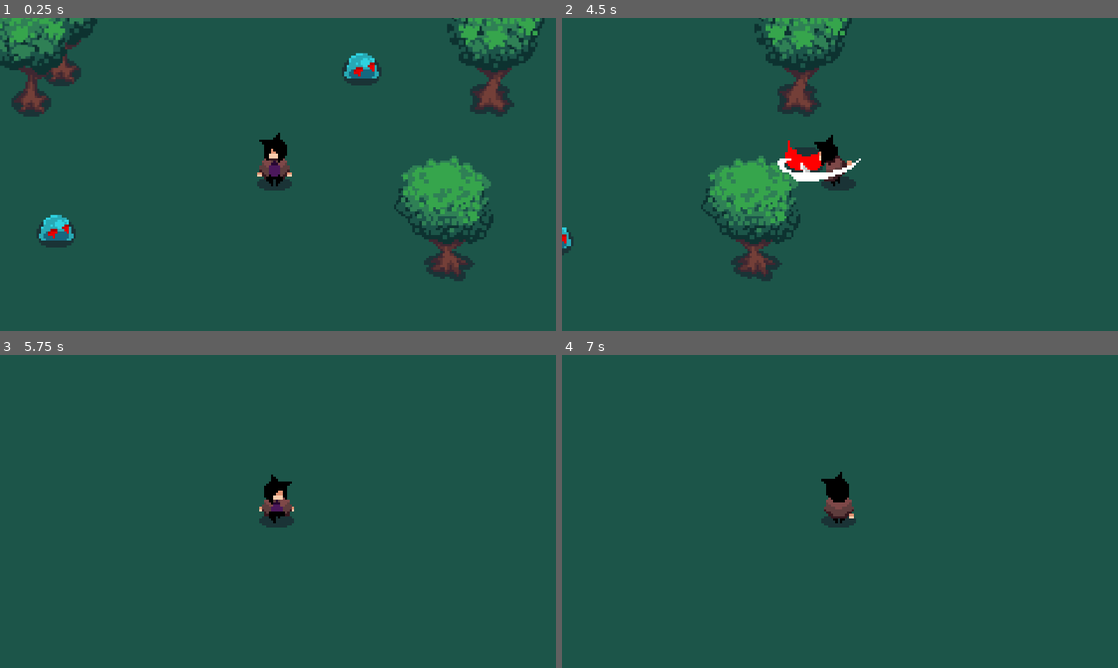
Above: before the commit, frames 1-4 (two rows, left to right).
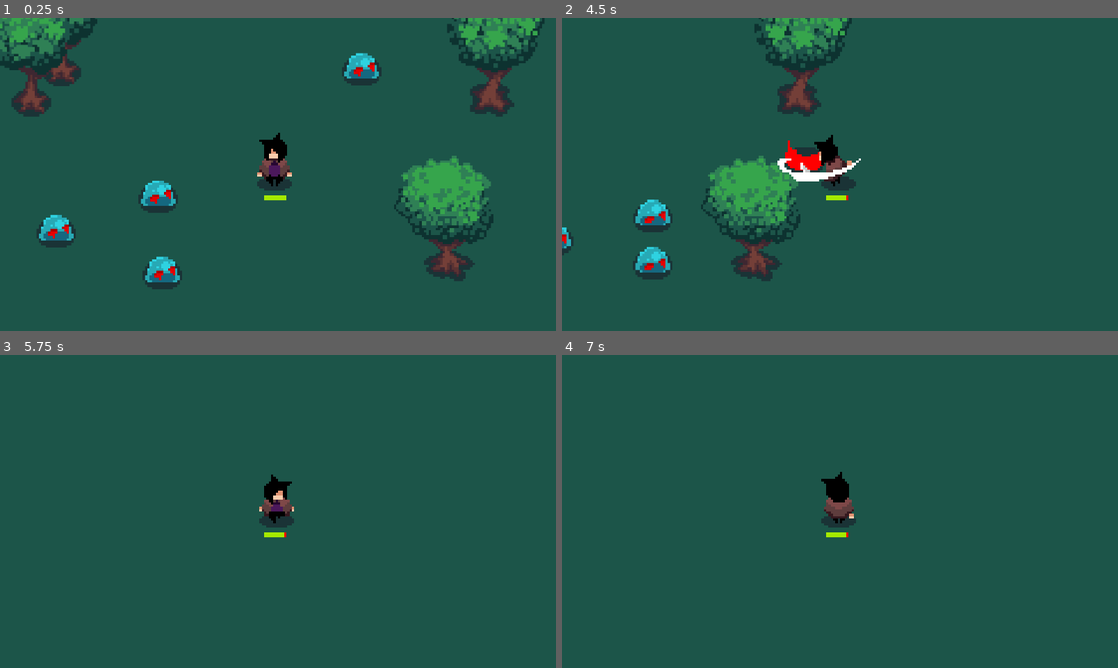
Above: after the commit, the same moments.

Repository: Jaycee293/First-Isometric
Game: Godot game, scene res://scenes/game.tscn
The game is run twice, just before and just after one commit, with the same random seed, the same clock (stepped at 60 frames per second) and the same inputs.
Inputs:
- Up to frame 1 (0.25 s): no input
- Up to frame 2 (4.5 s): hold D (move_right) 0.53-1.28 s; tap Space (attack) every 0.75 s from 0.6 to 4.35 s; hold S (move_down) 1.28-2.03 s; hold D (move_right) 2.03-2.78 s; hold W (move_up) 2.78-3.53 s; hold A (move_left) from 3.53 s (still down)
- Up to frame 3 (5.75 s): release A (move_left) at 5.03 s; hold S (move_down) from 5.03 s (still down); tap Space (attack) at 5.1 s
- Up to frame 4 (7 s): release S (move_down) at 5.78 s; hold D (move_right) 5.78-6.53 s; tap Space (attack) at 5.85, 6.6 s; hold W (move_up) from 6.53 s (still down)

The runs differ from the first frame. In frame 1, 1.2% of the frame differs, in the area x 24-52%, y 52-87%; in frame 2, 1.2%; in frame 3, less than 0.1%; in frame 4, less than 0.1%.

Commit message:
health bar added
-need to smooth it up
-also fix death animation

Diff:
--- a/scenes/game.tscn
+++ b/scenes/game.tscn
@@ -17,11 +17,10 @@
 anchors_preset = 15
 anchor_right = 1.0
 anchor_bottom = 1.0
-offset_right = -891.0134
-offset_bottom = -600.0
+offset_right = 15.0
+offset_bottom = 18.0
 grow_horizontal = 2
 grow_vertical = 2
-scale = Vector2(1.8717445, 2.2895832)
 color = Color(0.10980392, 0.33333334, 0.28627452, 1)
 
 [node name="Player" parent="." instance=ExtResource("1_uwrxv")]
@@ -49,3 +48,9 @@
 
 [node name="Slime2" parent="." instance=ExtResource("5_iywne")]
 position = Vector2(41, -55)
+
+[node name="Slime3" parent="." instance=ExtResource("5_iywne")]
+position = Vector2(-52, 40)
+
+[node name="Slime4" parent="." instance=ExtResource("5_iywne")]
+position = Vector2(-55, 5)
--- a/scenes/player.tscn
+++ b/scenes/player.tscn
@@ -13,6 +13,7 @@
 [ext_resource type="Script" uid="uid://ccnjq8vodv02x" path="res://scripts/myhitbox.gd" id="11_d2wvv"]
 [ext_resource type="Texture2D" uid="uid://bs1ko062m2t5" path="res://assets/Pixelarium/Pixelarium - Playable Character/Pack Content/Side animations/spr_player_left_attack.png" id="12_jej6c"]
 [ext_resource type="Texture2D" uid="uid://dnnw6xt7pw843" path="res://assets/Pixelarium/Pixelarium - Playable Character/Pack Content/Back animations/spr_player_back_attack.png" id="13_f1ej7"]
+[ext_resource type="Script" uid="uid://qwl46b8ba45y" path="res://scripts/myhurtbox.gd" id="14_f1ej7"]
 
 [sub_resource type="AtlasTexture" id="AtlasTexture_hax0n"]
 atlas = ExtResource("2_smehm")
@@ -1089,6 +1090,16 @@
 &"right_attack": SubResource("Animation_jej6c")
 }
 
+[sub_resource type="StyleBoxFlat" id="StyleBoxFlat_f1ej7"]
+bg_color = Color(1, 0, 0, 1)
+corner_detail = 5
+anti_aliasing_size = 0.075
+
+[sub_resource type="StyleBoxFlat" id="StyleBoxFlat_oprun"]
+bg_color = Color(0.648293, 0.9184605, 0, 1)
+corner_detail = 5
+anti_aliasing_size = 0.08
+
 [node name="Player" type="CharacterBody2D"]
 collision_layer = 2
 collision_mask = 5
@@ -1096,7 +1107,9 @@
 
 [node name="AnimatedSprite2D" type="AnimatedSprite2D" parent="."]
 sprite_frames = SubResource("SpriteFrames_hax0n")
-animation = &"front_idle"
+animation = &"death"
+frame = 7
+frame_progress = 1.0
 
 [node name="CollisionShape2D" type="CollisionShape2D" parent="."]
 position = Vector2(0, 5)
@@ -1124,5 +1137,33 @@
 &"": SubResource("AnimationLibrary_3v2ag")
 }
 
+[node name="MyHurtBox" type="Area2D" parent="."]
+unique_name_in_owner = true
+position = Vector2(0, -38.999996)
+scale = Vector2(9.060889, 9.060889)
+collision_layer = 2
+collision_mask = 4
+script = ExtResource("14_f1ej7")
+metadata/_custom_type_script = "uid://qwl46b8ba45y"
+
+[node name="CollisionShape2D" type="CollisionShape2D" parent="MyHurtBox"]
+position = Vector2(0, 5)
+scale = Vector2(1.119315, 1.119315)
+shape = SubResource("CapsuleShape2D_t4otl")
+debug_color = Color(0.98425823, 0, 0.34973747, 0.41960785)
+
+[node name="ProgressBar" type="ProgressBar" parent="."]
+unique_name_in_owner = true
+offset_left = -5.0
+offset_top = 16.0
+offset_right = 8.0
+offset_bottom = 19.0
+scale = Vector2(0.734095, 0.734095)
+theme_override_styles/background = SubResource("StyleBoxFlat_f1ej7")
+theme_override_styles/fill = SubResource("StyleBoxFlat_oprun")
+step = 0.0
+value = 100.0
+show_percentage = false
+
 [connection signal="area_entered" from="Attack/MyHitBox" to="." method="_on_my_hit_box_area_entered"]
 [connection signal="body_entered" from="Attack/MyHitBox" to="Attack/MyHitBox" method="_on_body_entered"]
--- a/scenes/slime.tscn
+++ b/scenes/slime.tscn
@@ -382,7 +382,7 @@
 
 [node name="Slime" type="CharacterBody2D"]
 collision_layer = 4
-collision_mask = 5
+collision_mask = 7
 script = ExtResource("1_2npkn")
 
 [node name="Sprite2D" type="Sprite2D" parent="."]
@@ -391,7 +391,7 @@
 
 [node name="MyHurtBox" type="Area2D" parent="Sprite2D"]
 collision_layer = 4
-collision_mask = 0
+collision_mask = 2
 script = ExtResource("2_pjw23")
 metadata/_custom_type_script = "uid://qwl46b8ba45y"
 
--- a/scripts/player.gd
+++ b/scripts/player.gd
@@ -4,6 +4,9 @@
 @onready var attack: Sprite2D = $Attack
 @onready var animation_player: AnimationPlayer = $AnimationPlayer
 var last_facing: String = "down" # "up", "down", "left", "right"
+var hp = 100.0
+signal hp_zero
+var displayed_hp: float = 100.0
 
 func _physics_process(delta: float) -> void:
 	#get input for movement
@@ -31,6 +34,8 @@
 			animated_sprite_2d.flip_h = false
 			animated_sprite_2d.play("side_walk")
 			last_facing = "right"
+
+	#if player is not moving, play idle animations
 	else:
 		match last_facing:
 			"down":
@@ -43,6 +48,18 @@
 				animated_sprite_2d.flip_h = false
 				animated_sprite_2d.play("side_idle")
 
+	const DMG_RATE = 5.0
+	var overlapping_enem = %MyHurtBox.get_overlapping_bodies()
+	if overlapping_enem.size() > 0 :
+		hp -= DMG_RATE * overlapping_enem.size() * delta
+		%ProgressBar.value = hp
+		if hp <= 0.0 :
+			animated_sprite_2d.play("death")
+			await animated_sprite_2d.animation_finished
+			hp_zero.emit()
+
+	displayed_hp = lerp(displayed_hp, hp, 10 * delta)
+	%ProgressBar.value = displayed_hp
 
 func _do_attack():
 	# Hide the regular sprite and show the attack sprite
Not shown: 1 places in scenes/player.tscn that only renumber resources
